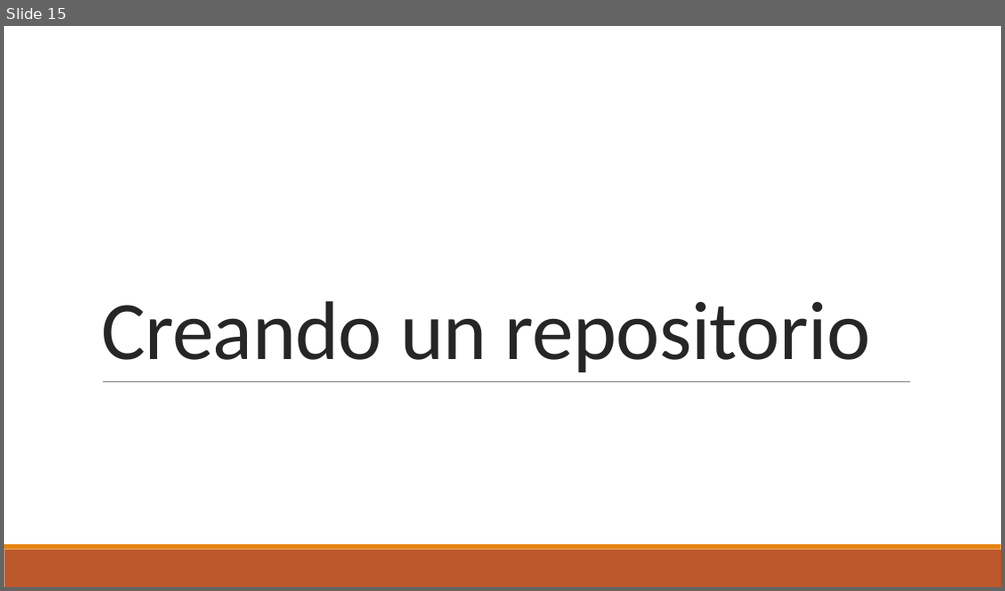
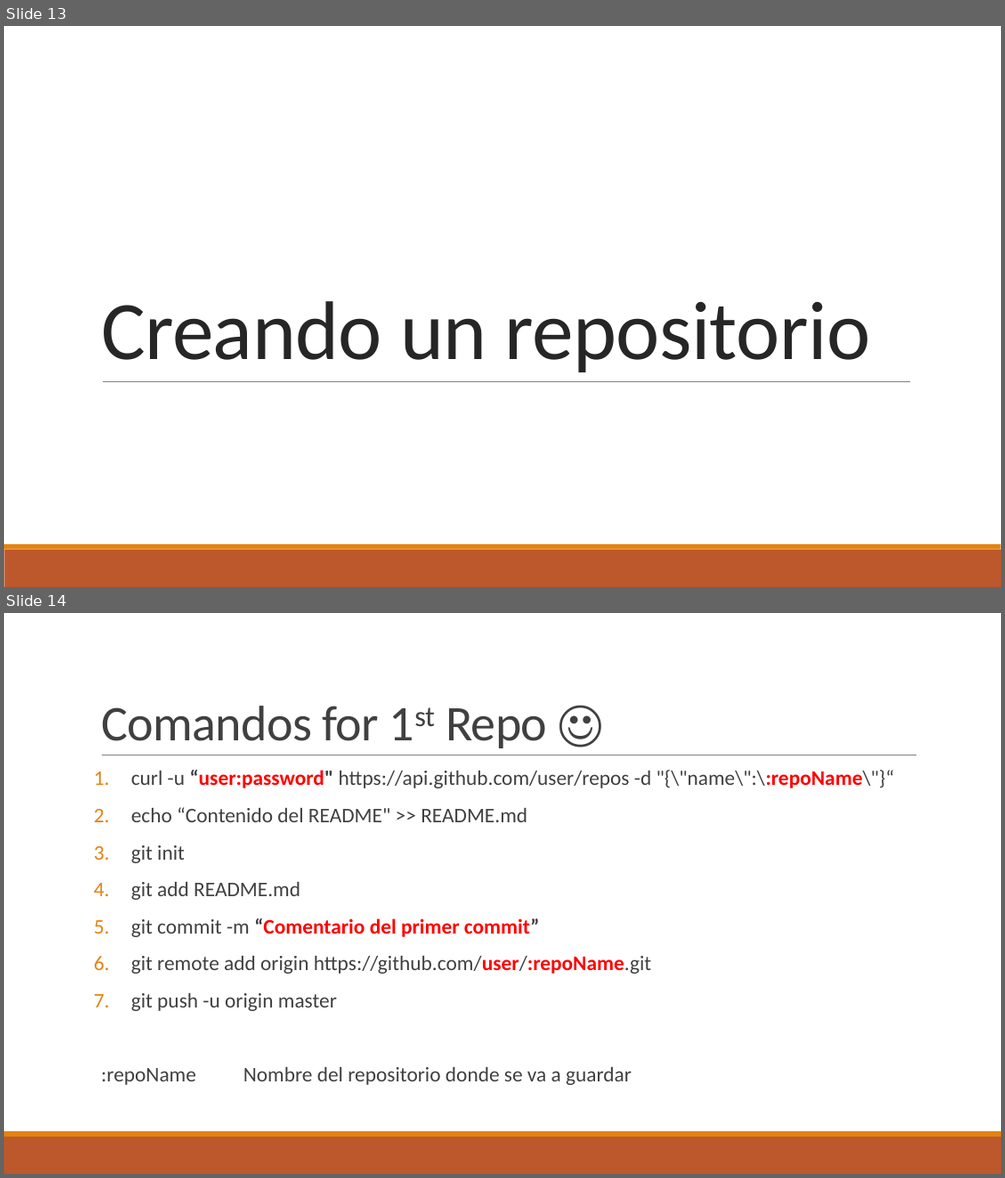
Before and after one commit to DuckHunter213/TutorialGit, a slide deck: Git.pptx. Shown one above the other, each under a label of ours: slide 15 before the commit, slides 13 and 14 after it. The pictures are 1005x591 and 1005x1178 pixels, drawn with LibreOffice and Linux fonts; fonts in the diff are those of the drawing; background and template pictures are left out. Boxes give left, top, right and bottom in pixels: in the first picture for what was removed or moved away, otherwise in the second. Text is boxed around its words. In the diff, an @@ line names an element or a change of style, - is before the commit and + after.

Commit message:
Cambios a la presentacion y agrega los comandos por medio de curl

```diff
--- a/Git.pptx
+++ b/Git.pptx
@@ slide 14 added at (4, 613, 1001, 1174), background #FFFFFF; not listed: 2 template elements that a slide beside it also shows @@
@@ title added at (101, 706, 547, 748), 48 pt, text #404040 @@
+Comandos for 1st Repo ☺
@@ text added at (101, 770, 895, 1085), 20 pt, text #404040 @@
+1. curl -u “user:password" https://api.github.com/user/repos -d "{\"name\":\:repoName\"}“
+2. echo “Contenido del README" >> README.md
+3. git init
+4. git add README.md
+5. git commit -m “Comentario del primer commit”
+6. git remote add origin https://github.com/user/:repoName.git
+7. git push -u origin master
+  :repoName Nombre del repositorio donde se va a guardar
@@ line added from (102, 755) to (917, 755), #808080 0.5 pt @@
@@ what was slide 15 is now slide 13 @@
```
Also in this commit, not shown: 2 slides changed, 6 other slides added, 6 slides removed, 1 other file.
